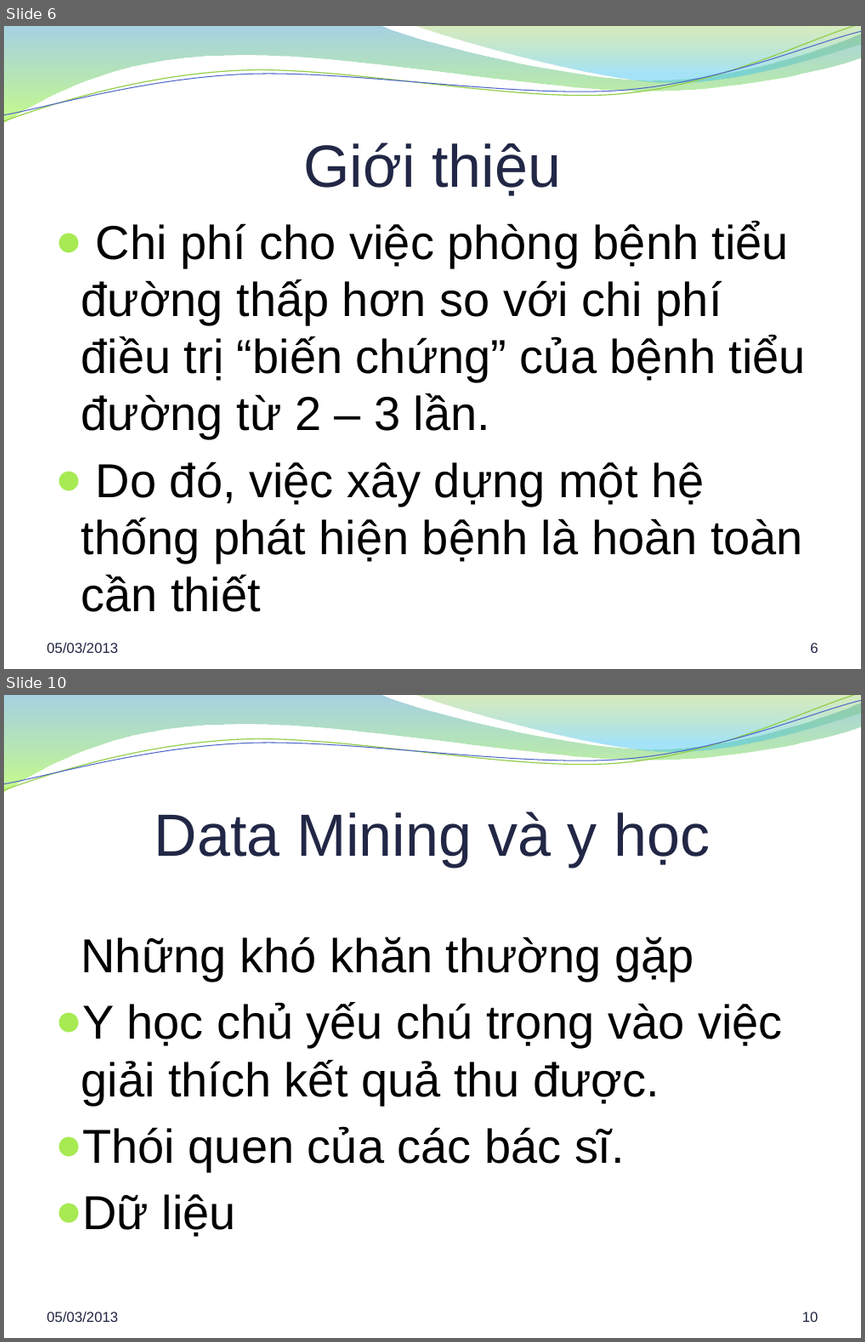
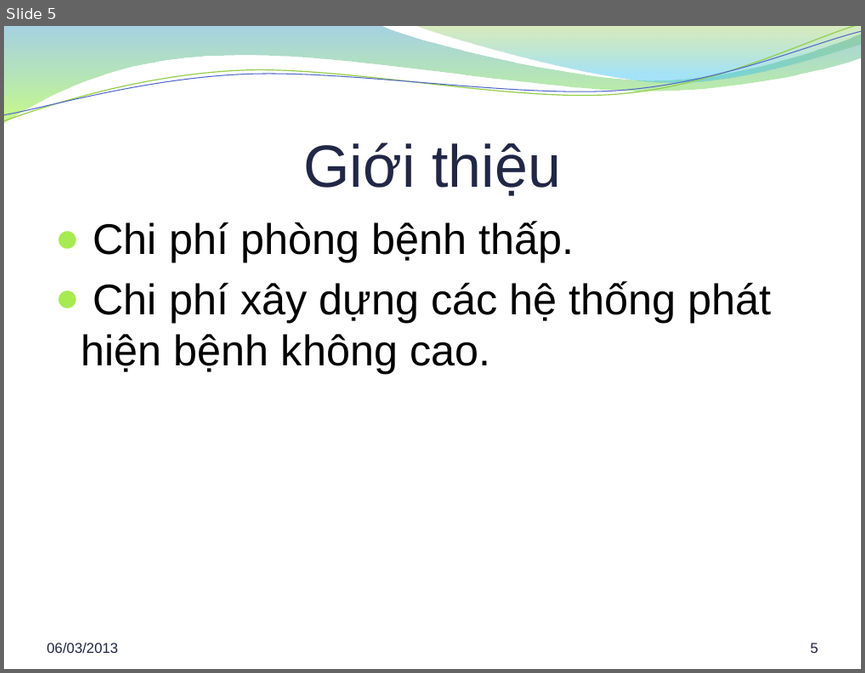
Before and after one commit to hung94it/benhvien, a slide deck: Diabetes/Documents/Report/Bao cao khoa luan.pptx. Shown one above the other, each under a label of ours: slides 6 and 10 before the commit, slide 5 after it; the slides between them are not shown. The pictures are 865x1342 and 865x673 pixels, drawn with LibreOffice and Linux fonts; fonts in the diff are those of the drawing; background and template pictures are left out. Boxes give left, top, right and bottom in pixels: in the first picture for what was removed or moved away, otherwise in the second. Text is boxed around its words. In the diff, an @@ line names an element or a change of style, - is before the commit and + after.

```diff
--- a/Diabetes/Documents/Report/Bao cao khoa luan.pptx
+++ b/Diabetes/Documents/Report/Bao cao khoa luan.pptx
@@ slide 10 removed at bbox=[4, 695, 861, 1338], background picture (left out); not listed: 4 template elements that a slide beside it also shows @@
@@ title removed at bbox=[154, 811, 710, 867] @@
-Data Mining và y học
@@ text removed at bbox=[81, 936, 783, 1236] @@
-Những khó khăn thường gặp
-● Y học chủ yếu chú trọng vào việc giải thích kết quả thu được.
-● Thói quen của các bác sĩ.
-● Dữ liệu
@@ text removed at bbox=[46, 1311, 118, 1321] @@
-05/03/2013
@@ page number removed at bbox=[802, 1311, 818, 1321] @@
-10
@@ what was slide 6 is now slide 5 @@
@@ slide 5 changed as well @@
@@ text at bbox=[81, 221, 772, 374]: text changed; size 40 to 36 pt @@
-● Chi phí cho việc phòng bệnh tiểu đường thấp hơn so với chi phí điều trị “biến chứng” của bệnh tiểu đường từ 2 – 3 lần.
-● Do đó, việc xây dựng một hệ thống phát hiện bệnh là hoàn toàn cần thiết
+● Chi phí phòng bệnh thấp.
+● Chi phí xây dựng các hệ thống phát hiện bệnh không cao.
@@ text at bbox=[46, 642, 118, 652]: text changed @@
-05/03/2013
+06/03/2013
@@ page number at bbox=[810, 642, 817, 652]: text changed @@
-6
+5
```
Also in this commit, not shown: 23 other slides changed, 4 slides added, 4 other slides removed, 3 other files.
